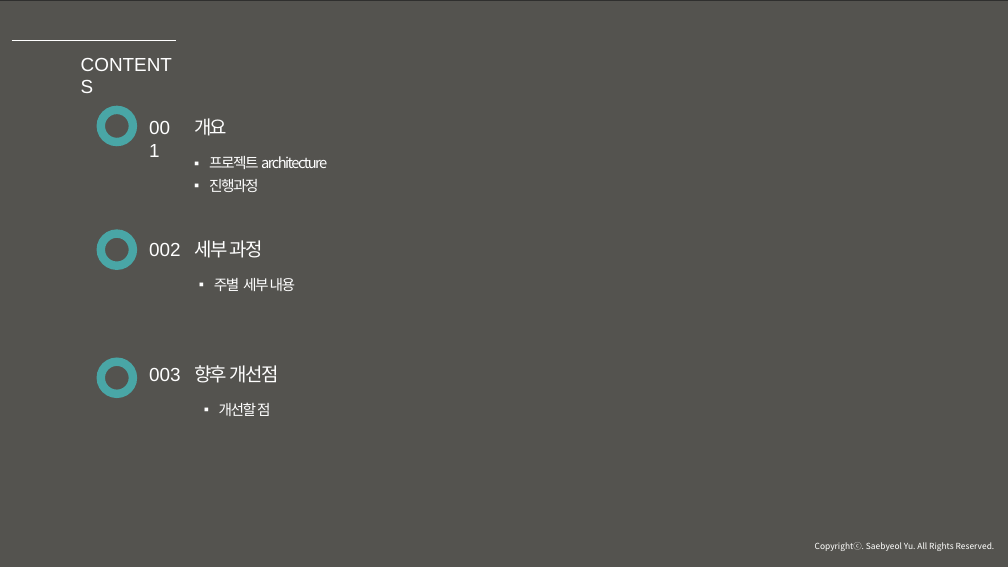
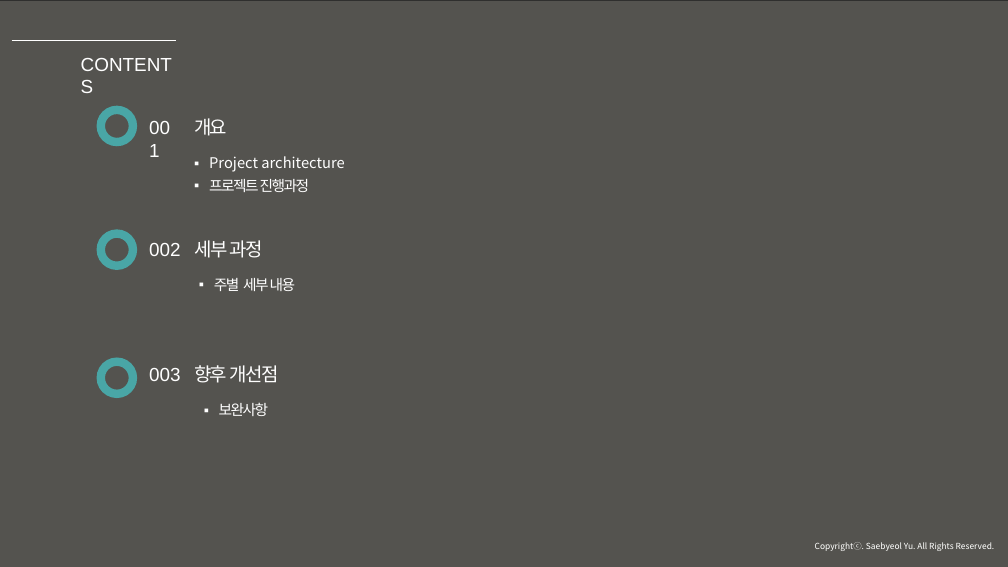
Before and after one commit to JuJinPark/interproject-process, a slide deck: slide 2 of 발표/internProject(20191010).pptx. Drawn at 1008x567 pixels with LibreOffice and Linux fonts; fonts in the diff are those of the drawing; background and template pictures are left out; a plain dark background stands for a picture behind light text. Boxes give left, top, right and bottom in pixels: in the first picture for what was removed or moved away, otherwise in the second. Text is boxed around its words. In the diff, an @@ line names an element or a change of style, - is before the commit and + after.

```diff
--- a/발표/internProject(20191010).pptx
+++ b/발표/internProject(20191010).pptx
@@ text at box(209, 156, 344, 192): text changed @@
-▪ 프로젝트 architecture
-▪ 진행과정
+▪ Project architecture
+▪ 프로젝트 진행과정
@@ text at box(219, 403, 268, 416): text changed @@
-▪ 개선할 점
+▪ 보완사항
```
Also in this commit, not shown: 13 other slides changed, 2 slides added, 12 slides removed, 3 other files.
